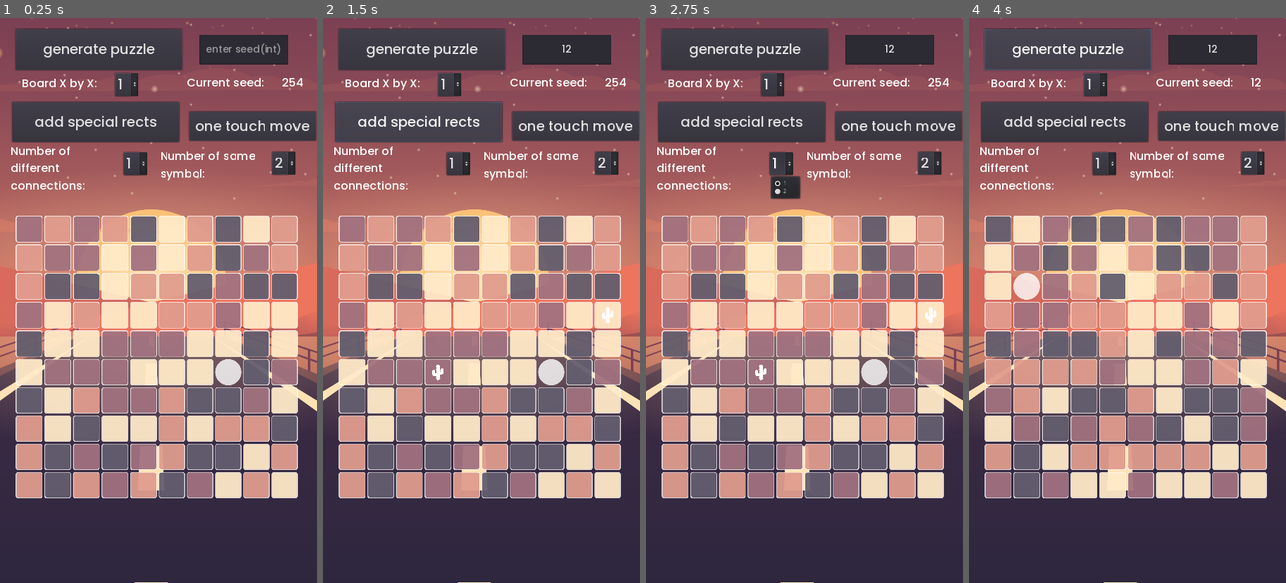
Above: before the commit, frames 1-4 (left to right).
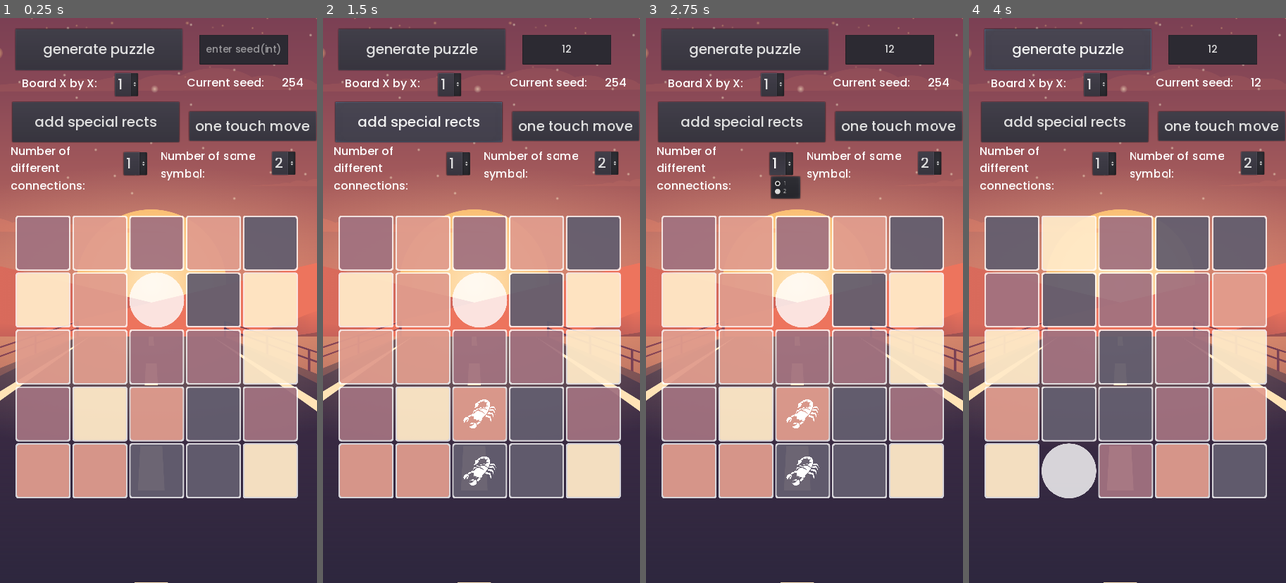
Above: after the commit, the same moments.

Repository: Cofica17/ColorCubes
Game: Godot game, scene res://scenes/Game.tscn
Same seed, same stepped clock (60 frames per second), same inputs: the game is played once before the commit and once after it. The engine's default icon, where the game draws it, is replaced by a stand-in: a white triangle on a blue panel in a dark square.
Inputs (mouse positions are in pixels of both pictures, inside the frame that each line leads up to):
- Up to frame 1 (0.25 s): no input
- Up to frame 2 (1.5 s): click (567, 51) at 0.52 s; type "12" at 0.6 s; click "add special rects" at 1.25 s
- Up to frame 3 (2.75 s): click "1" at 2 s
- Up to frame 4 (4 s): click "1" at 2.75 s; click "generate puzzle" at 3.5 s

The runs differ from the first frame. In frame 1, 33% of the frame differs, in the area x 4-94%, y 35-85%; in frame 2, 33%; in frame 3, 33%; in frame 4, 36%.

Commit message:
bit of work on solution check

Diff:
--- a/Global.gd
+++ b/Global.gd
@@ -6,6 +6,7 @@
 signal switch_grid_rects(colored_grid_rect)
 signal cancel_switch_grid_rects()
 signal puzzle_generated()
+signal grid_rect_switched()
 
 var white:Color = "#ffffff"
 var black:Color = "#000000"
--- a/project.godot
+++ b/project.godot
@@ -9,11 +9,6 @@
 config_version=4
 
 _global_script_classes=[ {
-"base": "Node",
-"class": "CheckSolution",
-"language": "GDScript",
-"path": "res://scripts/CheckSolution.gd"
-}, {
 "base": "GridRect",
 "class": "ColoredGridRect",
 "language": "GDScript",
@@ -35,7 +30,6 @@
 "path": "res://scripts/MoveableGridRect.gd"
 } ]
 _global_script_class_icons={
-"CheckSolution": "",
 "ColoredGridRect": "",
 "Grid": "",
 "GridRect": "",
@@ -53,6 +47,7 @@
 Global="*res://Global.gd"
 BoardThemes="*res://BoardThemes.gd"
 Utils="*res://Utils.gd"
+CheckSolution="*res://scripts/CheckSolution.gd"
 
 [display]
 
--- a/scenes/Game.tscn
+++ b/scenes/Game.tscn
@@ -46,8 +46,8 @@
 [node name="Grid" parent="." instance=ExtResource( 1 )]
 anchor_top = 0.35
 anchor_bottom = 0.85
-columns = 10
-rows = 10
+columns = 5
+rows = 5
 
 [node name="DEBUG_TBD" type="Node2D" parent="."]
 
@@ -128,7 +128,7 @@
 margin_right = 313.952
 margin_bottom = 177.18
 custom_fonts/font = SubResource( 1 )
-text = "0"
+text = "1"
 items = [ "1", null, false, 2, null, "2", null, false, 3, null, "3", null, false, 3, null, "4", null, false, 4, null, "5", null, false, 5, null, "6", null, false, 6, null, "7", null, false, 7, null, "8", null, false, 8, null, "9", null, false, 9, null, "10", null, false, 10, null ]
 selected = 0
 __meta__ = {
@@ -192,6 +192,19 @@
 "_edit_use_anchors_": false
 }
 
+[node name="Button3" type="Button" parent="DEBUG_TBD"]
+visible = false
+margin_left = 343.532
+margin_top = 294.43
+margin_right = 645.532
+margin_bottom = 349.43
+rect_scale = Vector2( 0.843359, 1.40213 )
+custom_fonts/font = SubResource( 1 )
+text = "Solution check"
+__meta__ = {
+"_edit_use_anchors_": false
+}
+
 [connection signal="pressed" from="DEBUG_TBD/Button2" to="." method="_on_Button2_pressed"]
 [connection signal="item_selected" from="DEBUG_TBD/OptionButton" to="." method="_on_OptionButton_item_selected"]
 [connection signal="item_selected" from="DEBUG_TBD/OptionButton2" to="." method="_on_OptionButton2_item_selected"]
--- a/scripts/CheckSolution.gd
+++ b/scripts/CheckSolution.gd
@@ -1,7 +1,6 @@
 extends Node
-class_name CheckSolution
 
-func check_solution(grid:Grid) -> bool:
+func is_grid_solved(grid:Grid) -> bool:
 	if not _all_colors_connected(grid):
 		return false
 
--- a/scripts/Game.gd
+++ b/scripts/Game.gd
@@ -17,6 +17,14 @@
 	$DEBUG_TBD/CurrentSeed.text = str(s)
 	$DEBUG_TBD/Button.connect("pressed", self, "_add_connection_rects")
 	$DEBUG_TBD/GeneratePuzzle.connect("pressed", self, "_generate_puzzle")
+	Global.connect("grid_rect_switched", self, "_check_solution")
+
+
+func _check_solution() -> void:
+	if CheckSolution.is_grid_solved(grid):
+		$DEBUG_TBD/Button3.text = "solved"
+	else:
+		$DEBUG_TBD/Button3.text = "not solved"
 
 
 func _add_connection_rects(num_of_different_connection_rects:int = num_of_dif_con, num_of_pairs:int= num_of_p) -> void:
--- a/scripts/Grid.gd
+++ b/scripts/Grid.gd
@@ -65,6 +65,8 @@
 
 	_update_ids_for_grid_rects()
 
+	Global.emit_signal("grid_rect_switched")
+
 
 func _update_ids_for_grid_rects() -> void:
 	var idx = 0
